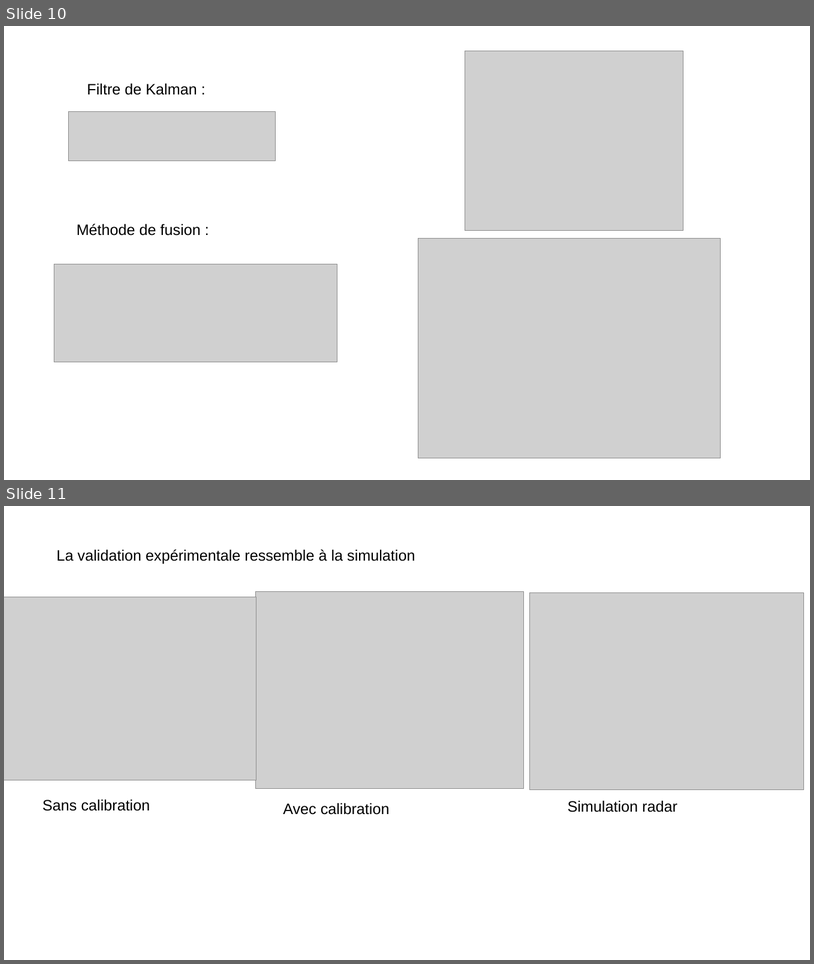
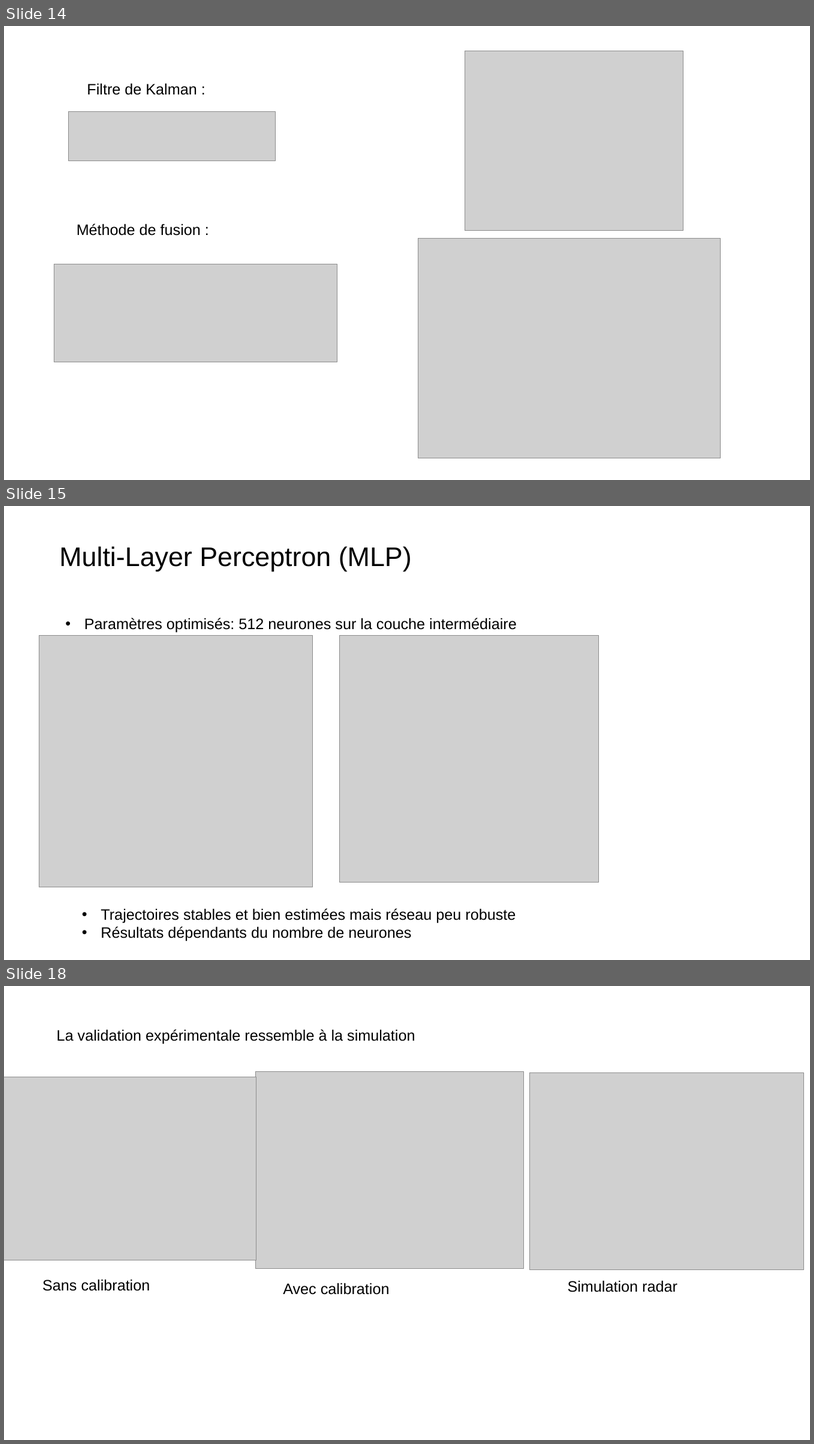
Before and after one commit to grotsartdehe/TFE, a slide deck: Presentation/Slides_TFE.pptx. Shown one above the other, each under a label of ours: slides 10 and 11 before the commit, slides 14, 15 and 18 after it; the slides between them are not shown. The pictures are 814x964 and 814x1444 pixels, drawn with LibreOffice and Linux fonts; fonts in the diff are those of the drawing; grey boxes stand for pictures. Boxes give left, top, right and bottom in pixels: in the first picture for what was removed or moved away, otherwise in the second. Text is boxed around its words. In the diff, an @@ line names an element or a change of style, - is before the commit and + after.

```diff
--- a/Presentation/Slides_TFE.pptx
+++ b/Presentation/Slides_TFE.pptx
@@ slide 15 added at box(4, 506, 810, 960), background #FFFFFF @@
@@ title added at box(59, 546, 412, 571), 32 pt, text #000000 @@
+Multi-Layer Perceptron (MLP)
@@ text added at box(84, 618, 517, 633), 18 pt, text #000000 @@
+• Paramètres optimisés: 512 neurones sur la couche intermédiaire
@@ picture added at box(39, 636, 312, 887) @@
@@ picture added at box(340, 636, 599, 882) @@
@@ text added at box(101, 908, 516, 941), 18 pt, text #000000 @@
+• Trajectoires stables et bien estimées mais réseau peu robuste
+• Résultats dépendants du nombre de neurones
@@ what was slide 10 is now slide 14 @@
@@ what was slide 11 is now slide 18 @@
```
Also in this commit, not shown: 2 slides changed, 6 other slides added.
